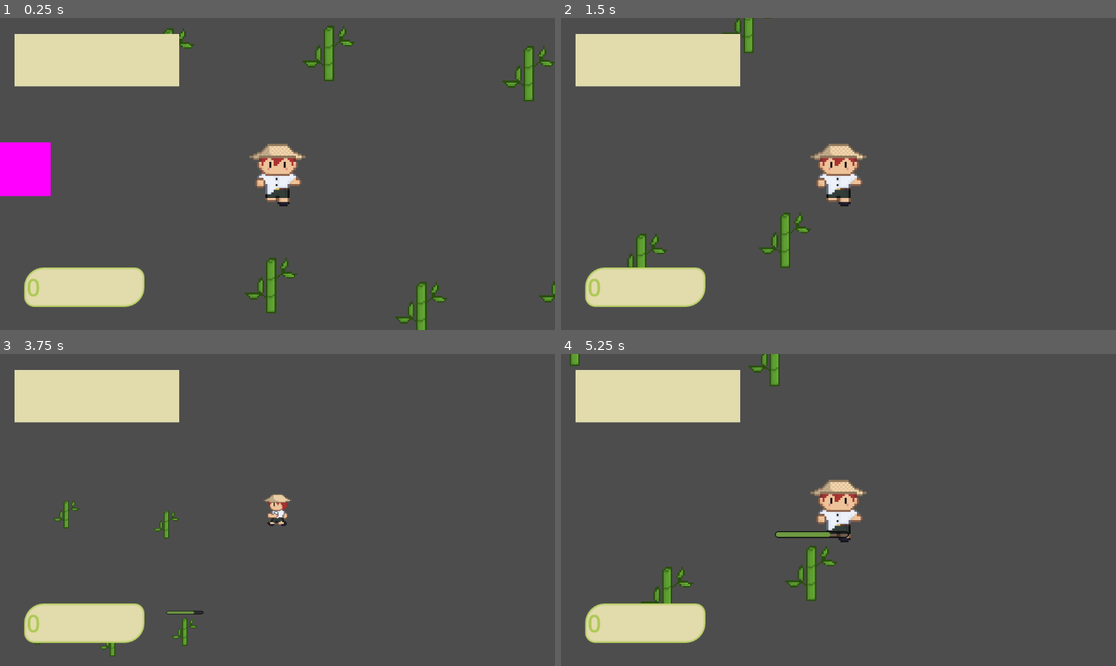
Above: before the commit, frames 1-4 (two rows, left to right).
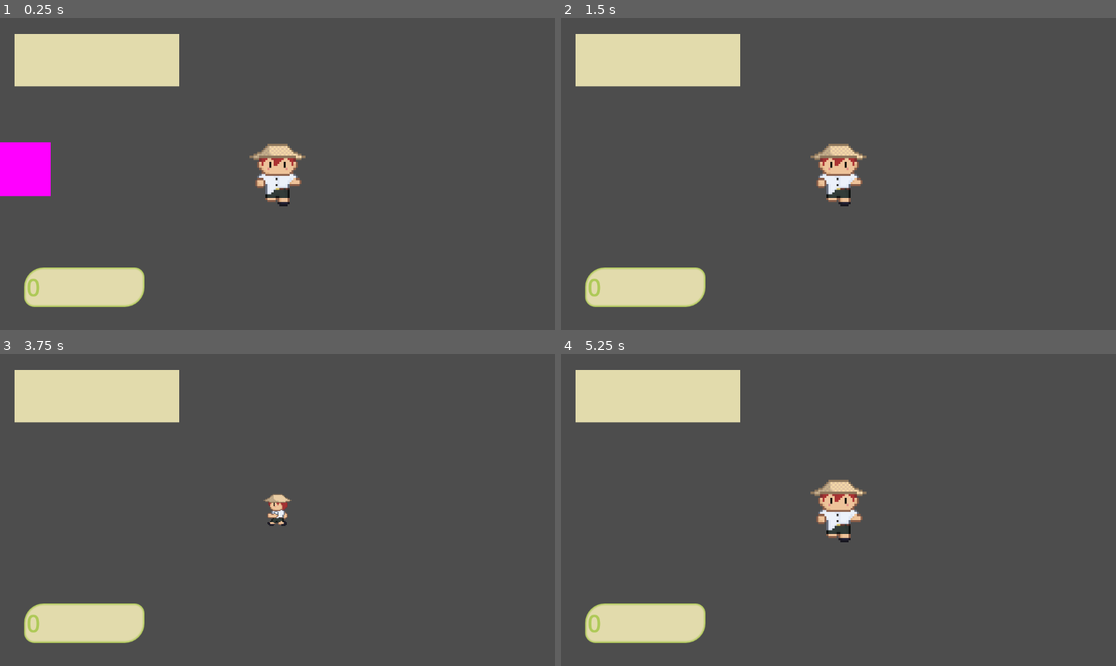
Above: after the commit, the same moments.

Repository: ThermobladeStudios/BambooBytes
Game: Godot game, scene res://world_map.tscn
Same seed, same stepped clock (60 frames per second), same inputs: the game is played once before the commit and once after it.
Inputs (mouse positions are in pixels of both pictures, inside the frame that each line leads up to):
- Up to frame 1 (0.25 s): no input
- Up to frame 2 (1.5 s): tap Enter at 0.5 s; move the mouse to (960, 158) at 0.52 s; hold D (Right) 0.53-1.28 s; hold Space (Dash) 0.53-1.28 s; click (960, 158) at 0.6 s; move the mouse to (727, 189) at 1.27 s; hold S (Down) from 1.28 s (still down); tap Space (Dash) at 1.35 s
- Up to frame 3 (3.75 s): click (166, 525) at 1.55 s; move the mouse to (333, 441) at 2.02 s; release S (Down) at 2.03 s; hold D (Right) 2.03-2.78 s; hold Space (Dash) 2.03-2.78 s; click (333, 441) at 2.1 s; move the mouse to (249, 572) at 2.77 s; hold W (Up) 2.78-3.53 s; tap Space (Dash) at 2.85 s; click (249, 572) at 3.05 s; move the mouse to (444, 556) at 3.52 s; hold A (Left) from 3.53 s (still down); hold Space (Dash) from 3.53 s (still down); tap Mouse wheel down (ScrollDown) at 3.6 s
- Up to frame 4 (5.25 s): tap O (Debugadd) at 4.15 s; move the mouse to (672, 463) at 4.27 s; release Space (Dash) at 4.28 s; tap Mouse wheel up (ScrollUp) at 4.35 s; click (672, 463) at 4.55 s; tap P (Debugsubtract) at 4.9 s; move the mouse to (866, 510) at 5.02 s; release A (Left) at 5.03 s; hold S (Down) from 5.03 s (still down); hold Space (Dash) from 5.03 s (still down); click (866, 510) at 5.1 s

The runs differ from the first frame. In frame 1, 2.3% of the frame differs, in the area x 29-100%, y 2-100%; in frame 2, 1.2%; in frame 3, 0.5%; in frame 4, 1.5%.

Commit message:
Tasks
Chop area follows mouse
3 buttons from shop works
strength
area
add bamboo
have not done regrowth rate
bug check docs in "features" for bug

Diff:
--- a/BambooBytes/Player/Player.gd
+++ b/BambooBytes/Player/Player.gd
@@ -2,6 +2,7 @@
 
 @onready var collisionShape = $Chop_area/CollisionShape2D
 @onready var collision = $Chop_area
+
 @export var speed = 500
 @export var DashTime = 0.15
 @export var DashMultiplier = 5
@@ -9,26 +10,21 @@
 @onready var animation_tree = $AnimationTree
 @onready var state_machine = animation_tree.get("parameters/playback")
 
-@export var hitarea = 0
-@export var strength = 5
 var Dashing = false
 var DashCooldown = false
 var DashDirection
 
 
 func _physics_process(delta):
+	var hitarea = PInven.range
+	var strength = PInven.Strength
+	collisionShape.shape.size = Vector2(hitarea,hitarea)
+	var direction_to_mouse = self.position.direction_to(get_global_mouse_position())
 
-	var mousepos = get_global_mouse_position()
 	var input_direction = Vector2(Input.get_action_strength("Right") - Input.get_action_strength("Left") , Input.get_action_strength("Down") - Input.get_action_strength("Up")).normalized()
 	update_animation_parameters(input_direction)
-	if(Input.is_action_just_pressed("Debugadd")):
-		collisionShape.shape.size += Vector2(10,10)
-	if(Input.is_action_just_pressed("Debugsubtract")):
-		collisionShape.shape.size -= Vector2(10,10)
 
-
-	if input_direction != Vector2.ZERO and !Dashing:
-		collision.position = input_direction*($CollisionShape2D.shape.size)/2+ input_direction*(collisionShape.shape.size/2)
+	collision.position = direction_to_mouse*($CollisionShape2D.shape.size)/2+ direction_to_mouse*(collisionShape.shape.size/2)
 
 	if Input.is_action_pressed("Dash") and !DashCooldown and input_direction != Vector2.ZERO:
 		Dashing = true
--- a/BambooBytes/Player/Player.tscn
+++ b/BambooBytes/Player/Player.tscn
@@ -239,7 +239,6 @@
 [node name="Player" type="CharacterBody2D"]
 motion_mode = 1
 script = ExtResource("1_27exr")
-hitarea = 10
 
 [node name="CollisionShape2D" type="CollisionShape2D" parent="."]
 shape = SubResource("RectangleShape2D_w6a8a")
--- /dev/null
+++ b/BambooBytes/Store/ShopButtons.tscn
@@ -0,0 +1,5 @@
+[gd_scene format=3 uid="uid://cb6o6txsuqg53"]
+
+[node name="Button" type="Button"]
+custom_minimum_size = Vector2(0, 150)
+text = "Button 1"
--- /dev/null
+++ b/BambooBytes/Store/shop_ui.gd
@@ -0,0 +1,31 @@
+extends Control
+
+var strengthadd = 2.5
+var rangeAdd = 15
+
+# Called when the node enters the scene tree for the first time.
+func _ready():
+	pass
+
+# Called every frame. 'delta' is the elapsed time since the previous frame.
+func _process(delta):
+	pass
+
+
+func _on_s_but_pressed():
+	PInven.addStrength(strengthadd)
+	print("+1 strength")
+
+
+func _on_rbut_pressed():
+	PInven.addRange(rangeAdd)
+	print("+1 Area")
+
+
+func _on_r_bamboo_pressed():
+	print("Regrowth rate increased")
+
+
+func _on_1_bamboo_pressed():
+	PInven.newBamboo()
+	print("+1 bamboo")
--- /dev/null
+++ b/BambooBytes/Store/shop_ui.tscn
@@ -0,0 +1,80 @@
+[gd_scene load_steps=4 format=3 uid="uid://dttqpny7t4nhn"]
+
+[ext_resource type="Texture2D" uid="uid://dwftjdv4dx547" path="res://Assets/ShopUItest1.png" id="1_0gsdi"]
+[ext_resource type="Script" path="res://Store/shop_ui.gd" id="1_2ikkr"]
+[ext_resource type="PackedScene" uid="uid://cb6o6txsuqg53" path="res://Store/ShopButtons.tscn" id="2_d2gnq"]
+
+[node name="Shop_ui" type="Control"]
+layout_mode = 3
+anchor_left = 0.622
+anchor_top = 0.728
+anchor_right = 0.622
+anchor_bottom = 0.728
+offset_left = -716.544
+offset_top = -468.744
+offset_right = 717.456
+offset_bottom = 475.256
+grow_horizontal = 2
+grow_vertical = 2
+script = ExtResource("1_2ikkr")
+
+[node name="CanvasLayer" type="CanvasLayer" parent="."]
+
+[node name="Sprite2D" type="Sprite2D" parent="CanvasLayer"]
+z_index = -1
+position = Vector2(376, 117)
+scale = Vector2(4.41667, 4.2)
+texture = ExtResource("1_0gsdi")
+centered = false
+
+[node name="VBoxContainer" type="VBoxContainer" parent="CanvasLayer/Sprite2D"]
+custom_minimum_size = Vector2(400, 325)
+anchors_preset = 8
+anchor_left = 0.5
+anchor_top = 0.5
+anchor_right = 0.5
+anchor_bottom = 0.5
+offset_left = -113.0
+offset_top = -29.0
+offset_right = 287.0
+offset_bottom = 296.0
+grow_horizontal = 2
+grow_vertical = 2
+scale = Vector2(0.276152, 0.276152)
+theme_override_constants/separation = 25
+
+[node name="SBut" parent="CanvasLayer/Sprite2D/VBoxContainer" instance=ExtResource("2_d2gnq")]
+layout_mode = 2
+text = "Strength +1"
+
+[node name="Rbut" parent="CanvasLayer/Sprite2D/VBoxContainer" instance=ExtResource("2_d2gnq")]
+layout_mode = 2
+text = "Area +1"
+
+[node name="VBoxContainer2" type="VBoxContainer" parent="CanvasLayer/Sprite2D"]
+custom_minimum_size = Vector2(400, 325)
+anchors_preset = 8
+anchor_left = 0.5
+anchor_top = 0.5
+anchor_right = 0.5
+anchor_bottom = 0.5
+offset_top = -29.0
+offset_right = 400.0
+offset_bottom = 296.0
+grow_horizontal = 2
+grow_vertical = 2
+scale = Vector2(0.275868, 0.275868)
+theme_override_constants/separation = 25
+
+[node name="RBamboo" parent="CanvasLayer/Sprite2D/VBoxContainer2" instance=ExtResource("2_d2gnq")]
+layout_mode = 2
+text = "Increase Regrowth Rate"
+
+[node name="1Bamboo" parent="CanvasLayer/Sprite2D/VBoxContainer2" instance=ExtResource("2_d2gnq")]
+layout_mode = 2
+text = "+1 Bamboo"
+
+[connection signal="pressed" from="CanvasLayer/Sprite2D/VBoxContainer/SBut" to="." method="_on_s_but_pressed"]
+[connection signal="pressed" from="CanvasLayer/Sprite2D/VBoxContainer/Rbut" to="." method="_on_rbut_pressed"]
+[connection signal="pressed" from="CanvasLayer/Sprite2D/VBoxContainer2/RBamboo" to="." method="_on_r_bamboo_pressed"]
+[connection signal="pressed" from="CanvasLayer/Sprite2D/VBoxContainer2/1Bamboo" to="." method="_on_1_bamboo_pressed"]
--- a/BambooBytes/World Objects/Shop.gd
+++ b/BambooBytes/World Objects/Shop.gd
@@ -13,10 +13,8 @@
 
 
 func _on_area_2d_body_entered(body):
-	print(1)
 	shopui.show()
 
 
 func _on_area_2d_body_exited(body):
-	print(2)
 	shopui.hide()
--- a/BambooBytes/World Objects/Shop.tscn
+++ b/BambooBytes/World Objects/Shop.tscn
@@ -1,7 +1,7 @@
 [gd_scene load_steps=6 format=3 uid="uid://btwvgtdv70trh"]
 
 [ext_resource type="Script" path="res://World Objects/Shop.gd" id="1_x215v"]
-[ext_resource type="PackedScene" uid="uid://dttqpny7t4nhn" path="res://shop_ui.tscn" id="2_udxtx"]
+[ext_resource type="PackedScene" uid="uid://dttqpny7t4nhn" path="res://Store/shop_ui.tscn" id="2_udxtx"]
 
 [sub_resource type="PlaceholderTexture2D" id="PlaceholderTexture2D_iq6rd"]
 size = Vector2(10, 10)
--- a/BambooBytes/World Objects/bamboo.gd
+++ b/BambooBytes/World Objects/bamboo.gd
@@ -6,13 +6,11 @@
 var x = false
 @export var DroppedAmmount : int
 
-@export var regrowRate = 5
 var tree_is_chopped = false
 
 var growthbar = 0
 
 @onready var treesprite = $Sprite2D
-@onready var Player = $"../../Player"
 @onready var timer = $Timer
 @onready var regrow = $Regrow
 @onready var bar = $ChopProgress
@@ -21,6 +19,7 @@
 
 # Called when the node enters the scene tree for the first time.
 func _ready():
+	position = Vector2(randi_range(-1000, 1000), randi_range(-100,-1200))
 	bar.max_value = totalTime
 	currTime = totalTime
 
@@ -38,11 +37,13 @@
 		bar.visible = false
 		currTime = growthbar
 		tree_is_chopped = true
+		position = Vector2(randi_range(-1000, 1000), randi_range(-100,-1200))
+
 		regrow.start()
 	if(x):
 		if(Input.is_action_just_pressed("Attack")):
 			if(tree_is_chopped == false):
-				currTime -= Player.strength
+				currTime -= PInven.Strength
 				print(currTime)
 				var tween = get_tree().create_tween()
 				tween.tween_property(bar, "value", currTime, 0.4).set_trans(Tween.TRANS_QUAD)
@@ -60,7 +61,7 @@
 
 
 func _on_regrow_timeout():
-	growthbar += 1*regrowRate
+	growthbar += PInven.regrowRate
 	currTime = growthbar
 	if(growthbar >= totalTime):
 		growthbar = 0
--- a/BambooBytes/World Objects/bamboo.tscn
+++ b/BambooBytes/World Objects/bamboo.tscn
@@ -13,7 +13,6 @@
 [node name="Bamboo" type="StaticBody2D"]
 script = ExtResource("1_lu5k4")
 DroppedAmmount = 4
-regrowRate = 10
 
 [node name="CollisionShape2D" type="CollisionShape2D" parent="."]
 visible = false
@@ -27,8 +26,12 @@
 frame = 1
 
 [node name="Area2D" type="Area2D" parent="."]
+light_mask = 2
+visibility_layer = 2
 
 [node name="CollisionShape2D" type="CollisionShape2D" parent="Area2D"]
+light_mask = 2
+visibility_layer = 2
 shape = SubResource("RectangleShape2D_nthw6")
 
 [node name="Timer" type="Timer" parent="."]
--- a/BambooBytes/pInven.gd
+++ b/BambooBytes/pInven.gd
@@ -1,10 +1,24 @@
 extends Node2D
 
 @onready var bamboocount = 0
+@onready var Strength = 5
+@onready var range = 135
+@onready var regrowRate = 5
 
+@onready var isbamboo = false
 
 func addBamboo(x):
 	bamboocount += x
 
 func getBamboo():
 	return bamboocount
+
+func addStrength(x):
+	Strength+= x
+func addRange(x):
+	range+=x
+
+func newBamboo():
+	isbamboo = true
+func noBamboo():
+	isbamboo = false
--- a/BambooBytes/world_map.gd
+++ b/BambooBytes/world_map.gd
@@ -1,11 +1,21 @@
 extends Node2D
 
+@onready var bnode = $Bamboos
 
-# Called when the node enters the scene tree for the first time.
-func _ready():
-	pass
-
+var newbamboo = [preload("res://World Objects/bamboo.tscn").instantiate(),preload("res://World Objects/bamboo.tscn").instantiate(),preload("res://World Objects/bamboo.tscn").instantiate(),preload("res://World Objects/bamboo.tscn").instantiate(),preload("res://World Objects/bamboo.tscn").instantiate()]
+var index = 0
 
 # Called every frame. 'delta' is the elapsed time since the previous frame.
 func _process(delta):
-	pass
+	if(PInven.isbamboo):
+		if(index < 5):
+			print(newbamboo)
+			bnode.add_child(newbamboo[index])
+			index += 1
+		else:
+			print("max reached")
+		addbamboo()
+
+
+func addbamboo():
+	PInven.noBamboo()
--- a/BambooBytes/world_map.tscn
+++ b/BambooBytes/world_map.tscn
@@ -1,10 +1,9 @@
-[gd_scene load_steps=8 format=3 uid="uid://mnn5g6w357kh"]
+[gd_scene load_steps=7 format=3 uid="uid://mnn5g6w357kh"]
 
 [ext_resource type="PackedScene" uid="uid://nie7s6lxy6mj" path="res://Player/Player.tscn" id="1_jf1yx"]
 [ext_resource type="Script" path="res://world_map.gd" id="1_y8ul0"]
 [ext_resource type="AudioStream" uid="uid://cxic7tjfpwcht" path="res://Assets/Music/onlymp3.to-Zelda-_-Chill-_-Minuet-of-Forest-_Mikel-Lofi-Remix_-2LKLzLZfCWg-256k-1656789788888.ogg" id="2_avsyx"]
 [ext_resource type="Script" path="res://Camera2D.gd" id="3_cq2x7"]
-[ext_resource type="PackedScene" uid="uid://de42f5ojp3ke0" path="res://World Objects/bamboo.tscn" id="3_lclw5"]
 [ext_resource type="PackedScene" uid="uid://qao2030pgiqi" path="res://GUI.tscn" id="4_ikdba"]
 [ext_resource type="PackedScene" uid="uid://btwvgtdv70trh" path="res://World Objects/Shop.tscn" id="7_cka38"]
 
@@ -29,24 +28,6 @@
 [node name="Bamboos" type="Node2D" parent="."]
 position = Vector2(541, 60)
 
-[node name="Bamboo" parent="Bamboos" instance=ExtResource("3_lclw5")]
-position = Vector2(-433, -311)
-
-[node name="Bamboo2" parent="Bamboos" instance=ExtResource("3_lclw5")]
-position = Vector2(-18, -269)
-
-[node name="Bamboo3" parent="Bamboos" instance=ExtResource("3_lclw5")]
-position = Vector2(-553, 171)
-
-[node name="Bamboo4" parent="Bamboos" instance=ExtResource("3_lclw5")]
-position = Vector2(-766, -306)
-
-[node name="Bamboo5" parent="Bamboos" instance=ExtResource("3_lclw5")]
-position = Vector2(58, 177)
-
-[node name="Bamboo6" parent="Bamboos" instance=ExtResource("3_lclw5")]
-position = Vector2(-241, 221)
-
 [node name="Shop" parent="." instance=ExtResource("7_cka38")]
 position = Vector2(-527, -10)
 
